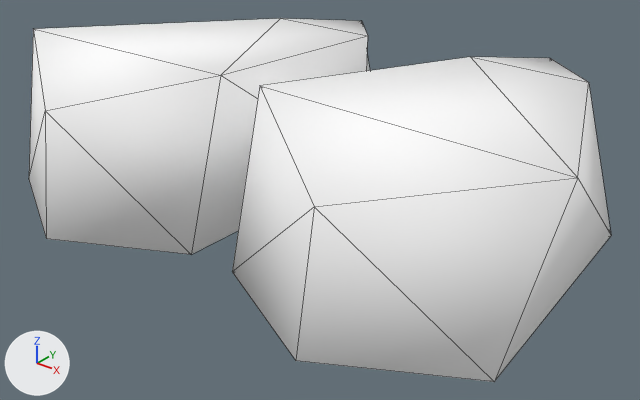
A saved change to the glTF model public/3d/item/model__item__shop.ofs_2815_0/2815foot000_r.gltf.
One viewpoint serves both versions: a 50 mm camera at (0.71, -0.917, 0.555) aimed at (0.02, -0.054, 0.02). Lighting does not change. The marker at lower left points along +X, +Y and +Z. The picture after the commit comes second. Mesh edges are drawn as thin lines.

The older version as bpy lines, for what is in view:
```python
mat_c03_shoes = principled_material('c03_shoes')
mat_c03_shoes.base_color = (1.0, 1.0, 1.0)  # white #ffffff
mat_c03_shoes.roughness = 1.0
me_2815foot000_r = bpy.data.meshes.new('2815foot000_r')
me_2815foot000_r.from_pydata(...)  # 28 vertices, 48 faces; spans x -0.425..0.425, y -0.338..0.31, z 0.0..0.221
me_2815foot000_r.materials.append(mat_c03_shoes)  # white #ffffff
ob_2815foot000_r = bpy.data.objects.new('2815foot000_r', me_2815foot000_r)
ob_2815foot000_r.location = (0.0, 0.0, 0.0)
```
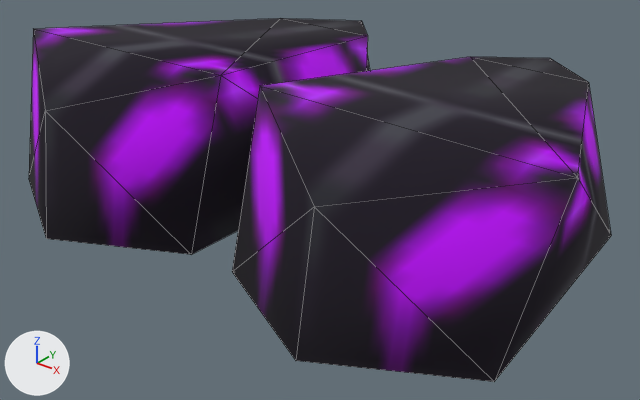
Changed parts and their boxes [x1, y1, x2, y2] in the pictures (640 x 400 px):
'2815foot000_r', surface changed (darker)
    both: [29, 18, 611, 382]

The change, as a list of edits to the scene's bpy script:
```text
Add img_c03_shoes:
    img_c03_shoes = load_image('c03_shoes', '_unpacked/c03_shoes', 16, 16, 'sRGB')
Change mat_c03_shoes:
    remove mat_c03_shoes.base_color = (1.0, 1.0, 1.0)  # white #ffffff
    add mat_c03_shoes.texture = img_c03_shoes
```
